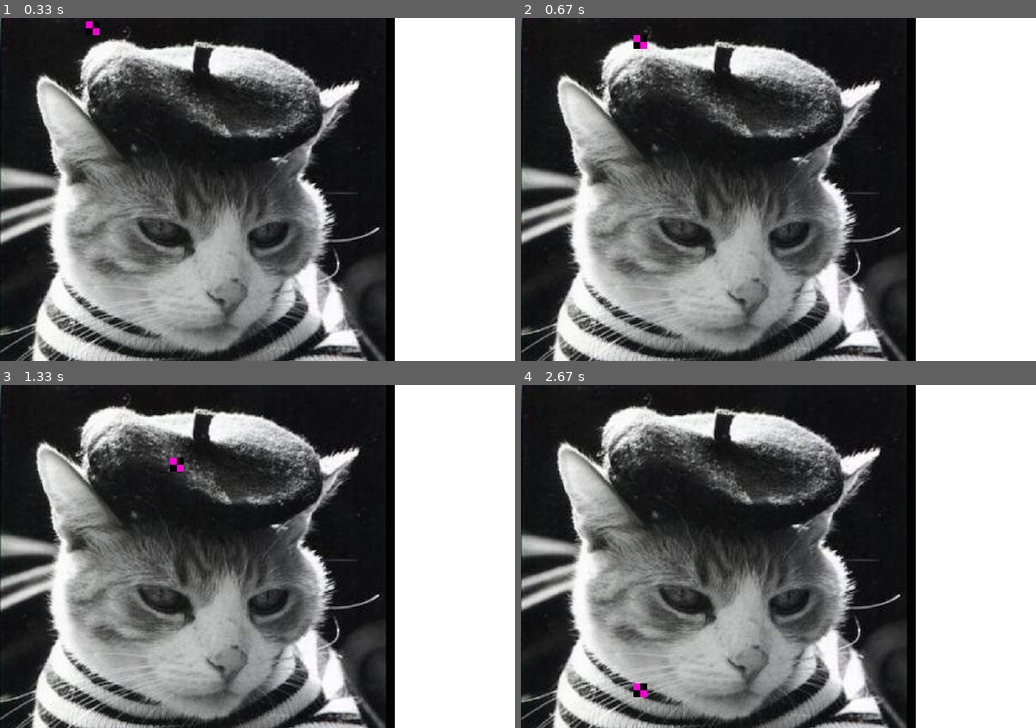
Above: before the commit, frames 1-4 (two rows, left to right).
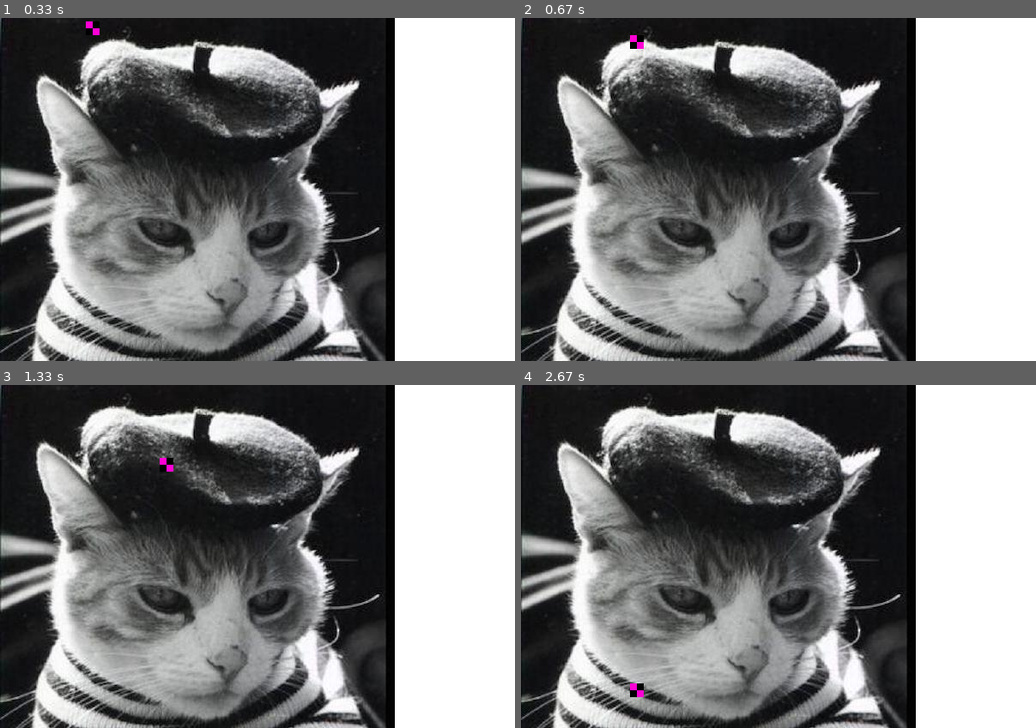
Above: after the commit, the same moments.

Repository: rubatopy/rubato
Game: pygame game, started from main.py
Same seed, same stepped clock (60 frames per second), same inputs: the game is played once before the commit and once after it.
Inputs:
- Up to frame 1 (0.33 s): no input
- Up to frame 2 (0.67 s): hold D from 0.33 s (still down)
- Up to frame 3 (1.33 s): release D at 0.8 s; hold D 0.83-1.3 s
- Up to frame 4 (2.67 s): hold A 1.33-1.87 s; hold A 1.9-2.3 s; hold D from 2.33 s (still down)

Frame 1 is identical in both runs. In frame 2, less than 0.1% of the frame differs, in the area x 21-25%, y 5-9%; in frame 3, 0.2%, in the area x 31-36%, y 21-26%; in frame 4, less than 0.1%.

Commit message:
Add impulse

Diff:
--- a/main.py
+++ b/main.py
@@ -8,7 +8,7 @@
 game.scenes.add(scene)
 
 sprite = Image("./Tinmarr.jpg")
-rigid = RigidBody({"pos": Vector(100, 0), "mass": 100})
+rigid = RigidBody({"pos": Vector(100, 0), "mass": 1, "friction":Vector(0.9, 1)})
 
 def custom_update():
     # sprite.pos.z = 1 - Input.is_pressed("SPACE")
@@ -27,21 +27,21 @@
 def w_handler():
     rigid.velocity.y = -100
 
-def a_handler():
-    rigid.velocity.x = -100
+def rigid_update():
+    rigid.physics()
+    if Input.is_pressed("a"):
+        rigid.velocity.x = -100
+    elif Input.is_pressed("d"):
+        rigid.velocity.x = 100
 
-def d_handler():
-    rigid.velocity.x = 100
+    if rigid.pos.y > 350:
+        rigid.pos.y = 349
 
+rigid.update = rigid_update
 game.radio.listen("w_down", w_handler)
-game.radio.listen("a_down", a_handler)
-game.radio.listen("d_down", d_handler)
 
 game.radio.listen("EXIT", lambda: print("ya-yeet"))
 
-def later():
-    print("LOL")
-
-Time.delayed_call(1000, later)
+Time.delayed_call(1000, lambda: print("LOL"))
 
 game.begin()
--- a/pgp/sprite/rigidbody.py
+++ b/pgp/sprite/rigidbody.py
@@ -60,6 +60,13 @@
         """
         self.acceleration.x = force.x / self.mass
         self.acceleration.y = force.y / self.mass
+        print(self.acceleration)
+
+    def set_impulse(self, force: Vector, time: int):
+        self.set_force(force)
+        print(force)
+        print(self.mass)
+        Time.delayed_call(time, lambda: self.set_force(Vector()))
 
     def update(self):
         """The update loop"""
